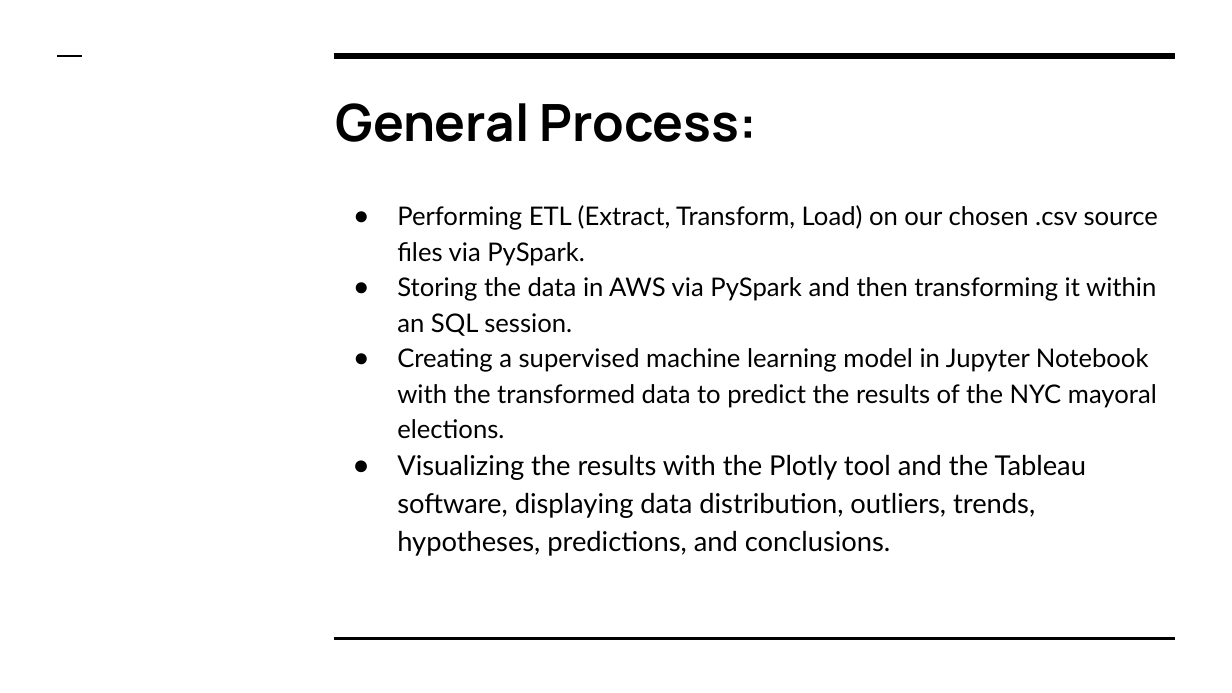
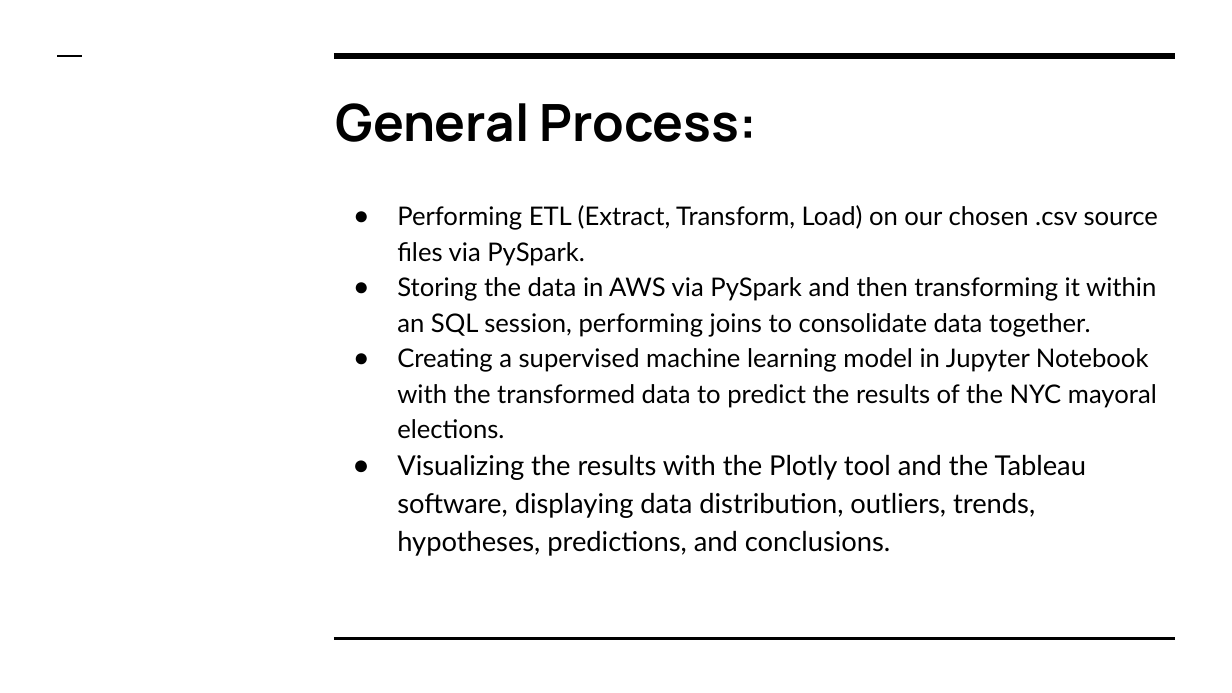
Before and after one commit to ssheggrud/Mod_20_Project, a slide deck: slide 5 of Presentation/Group5Presentation.pptx (slide 4 before the commit). Drawn at 1232x693 pixels with LibreOffice and Linux fonts; fonts in the diff are those of the drawing. Boxes give left, top, right and bottom in pixels: in the first picture for what was removed or moved away, otherwise in the second. Text is boxed around its words. In the diff, an @@ line names an element or a change of style, - is before the commit and + after.

```diff
--- a/Presentation/Group5Presentation.pptx
+++ b/Presentation/Group5Presentation.pptx
@@ text at (x1=397, y1=277, x2=1156, y2=337): text changed @@
-● Storing the data in AWS via PySpark and then transforming it within an SQL session.
+● Storing the data in AWS via PySpark and then transforming it within an SQL session, performing joins to consolidate data together.
```
Also in this commit, not shown: 2 other slides changed, 2 slides added.
